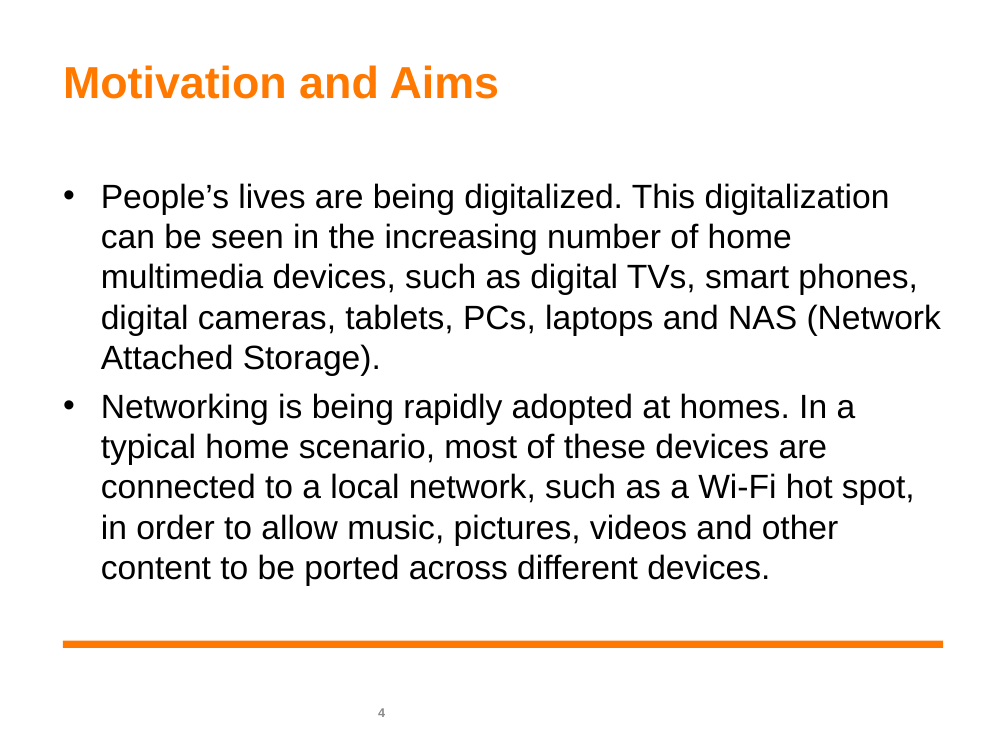
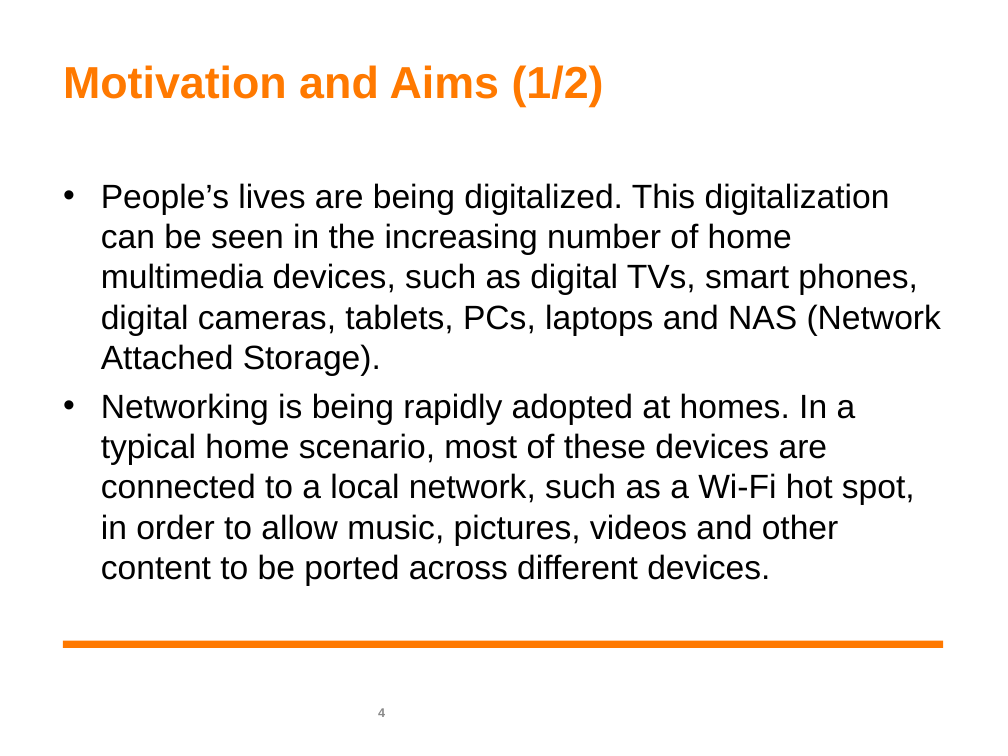
Before and after one commit to pengdev/home-networking, a slide deck: slide 4 of liu_120515.ppt. Drawn at 1008x756 pixels with LibreOffice and Linux fonts; fonts in the diff are those of the drawing; background and template pictures are left out. Boxes give left, top, right and bottom in pixels: in the first picture for what was removed or moved away, otherwise in the second. Text is boxed around its words. In the diff, an @@ line names an element or a change of style, - is before the commit and + after.

```diff
--- a/liu_120515.ppt
+++ b/liu_120515.ppt
@@ title at (x1=63, y1=65, x2=604, y2=107): text changed @@
-Motivation and Aims
+Motivation and Aims (1/2)
```
Also in this commit, not shown: 13 other slides changed, 1 slide added, 1 other file.
